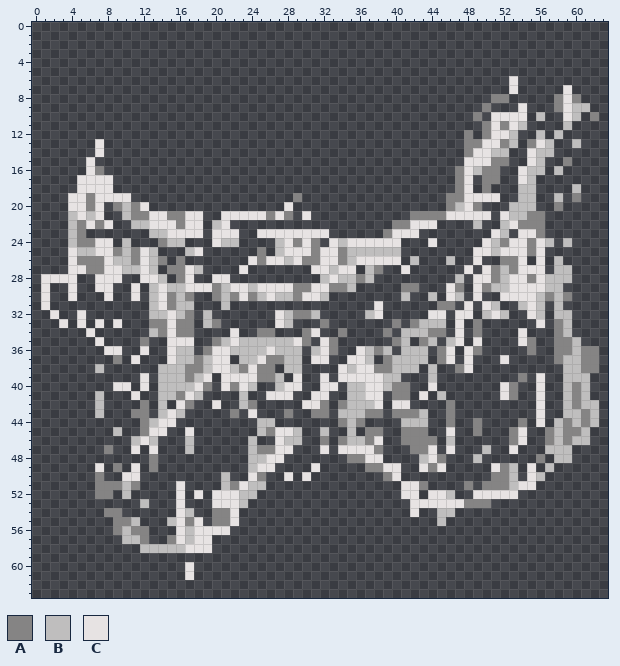
Pixel-art sprite, stored at public/assets/sprites/Nebula4.png. Above is the file before it was changed.
The file is 64x64 pixels.
Palette (. is transparent): A #858484  B #bfbebe  C #e7e3e3
Pixels before, first column x 1:
 6 ....................................................C.........
 7 ....................................................C.....C...
 8 ..................................................AA.....ACA..
 9 .................................................A...C...ACBB.
10 ................................................A.CCCC.B..CB.A
11 .................................................ACACB....B...
12 ...............................................A.ACCB..B.B....
13 ......C........................................AACCAB.ACB..B..
14 ......C........................................ACCBB..CBB.....
15 .....C.........................................CCCAA..CB..A...
16 .....CA.......................................ACBAA..CBB.B....
17 ....CCCC......................................AC.AA..CB.......
18 ....CCCC......................................AC.A...BB....B..
19 ...CCACCCC..................A................AACCCC..BB..B.A..
20 ...CCAC.ABAC...............C.................ABCA...BBB..A....
21 ...BCBC..BAACCAACC..CCCCCACA.C...........AAAACCCCC.CBBAA......
22 ...BACAC..BBCCCACC.BC..................AACCC....B..BCAAA......
23 ...BA.......BBCCCC.CCC..CCCCCCCC......ACCC........CB.CCA......
24 ...BAACC.B...ABB...CBB....BCACA.CBCCCCCC...C.....CBACCACB.B...
25 ...CBBCCABACB...BC......A.BCCCACCABBBBBB........CCBCCCAC......
26 ...CAAACBBACBA.A.......CACCBCAACCABCCCCC.B...B..C..AAC.C.B....
27 ...CCAACCBBCB.AACB....C.......CCBCC.BA..C......C.CABACCC.BB...
28 CCCC..CCC..CCB.AC..CC..........BCBBAB.........B.CCABCCACBBB...
29 C..C..CC..C.BCBBCCCABCCBCCCCAACCAAB.....AA...CA.CABBCCCCBB....
30 C..C...C..C.BCABA..ABACABCBBACCB........B..B.CB.C..CCCCBABA...
31 C...........BCABB...B................C......AA.C.CB..BCB.B....
32 .C..C.......BBCBA.B.......CBAAB.....BC.....CC.CC.BCB..CB.BB...
33 ..C.C.C.C...AACAA.BA......CB...A.......A.ABBB.C.A......C.AB...
34 .....C......BACAA....C..AA...AC..A....A.BBBAA.C.A....C...AB...
35 ......C....A..CCC..ABCBBBBBBCA.CA......AB.AB.BC.C....CA..AAB..
36 .......CC..C..CBB.ACCBBBBCBBB.BCA..CBAB.BBB.AC.CA.....A..AABAA
37 ........A.C...CBBABCC.BBCAABB.CC..CCB.ABBBB.AC.C...C.....ABBAA
38 ......B......BBBAABCCBACAA.BB....CBCCAABBB.B..AC..........BBAA
39 ...........C.BBBABC.CCCCAAB.C..C.CCCCCBB...B.........A.C..BBB.
40 ........CC.C.BBBBCA.CACB..BCC..CC.BBCCBAA..C.......CA..C..BAB.
41 ......B...C..BBACB....B..CCC..CC..BBCC.AA.C.B......CA..C..BAB.
42 ......B....A.B.CA..C..BA.....CCA.ABBBC.CC....A.........C..BABB
43 ......B...AA.BCB.....A.C...A..AA.BBBAA.AAAB..A.........C..BBAB
44 ...........ABCC.........BB.......ABA....BBB..A..A....A.C.BABAB
45 ........B..ACC..C.......BACCB..B..B.AA..AAA..C..A...AC..ABAAB.
46 ..........BCB...B......B..CBB..A.ABBAC..AAAA.B......AC..ABABB.
47 .......A..C.C...B......BAACC...C.CCCCA...AAC.C...B..C...BBB...
48 ............A..........BBCC.......AACC....BCA...B......A.BB...
49 ......C.A.C.A..........BCC....C.....AACC..CAC.....CAB.C.B.....
50 ......A..CC.........B..CA..C.C........AC..........AAB.CB......
51 ......AAABA....C....BACBB...............CCA....A.AAABCC.......
52 ......AA.B.....C.C.CCCBB................CC.CCB..CCCCC.........
53 ...........B...C...CCCB..................CCCCCCAAA............
54 .......AA......CB..AAC...................C..BB................
55 ........AAB...BCAC.AAC......................B.................
56 ........ABAA...CBCCCC.........................................
57 .........BBA..ACBCC...........................................
58 ...........BBBBBCCC...........................................
59 ..............................................................
60 ................C.............................................
61 ................C.............................................
New version:
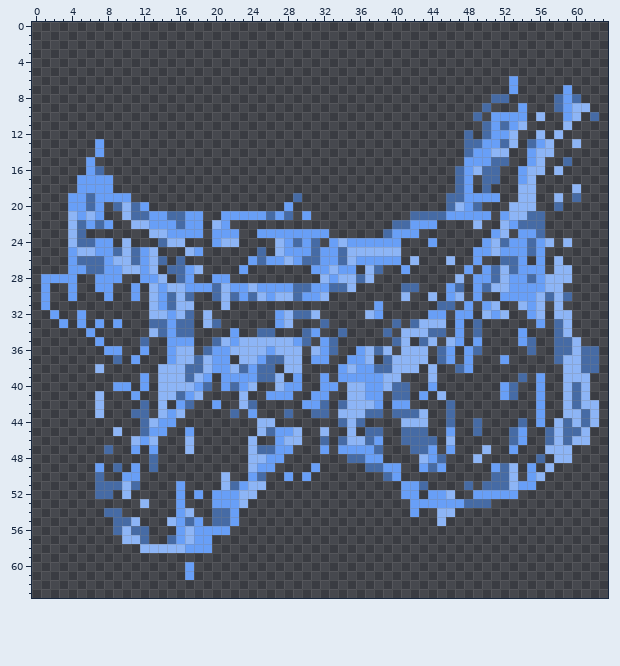
Log entry: feat: changed nebula sprites to have different colors
Changes in this commit:
colour A: #858484 -> #466ba5
colour B: #bfbebe -> #8db5f6
colour C: #e7e3e3 -> #689ff7
Pixel boxes of the changes (left, top, right, bottom) in both pictures:
changed: (41, 76, 599, 580)
